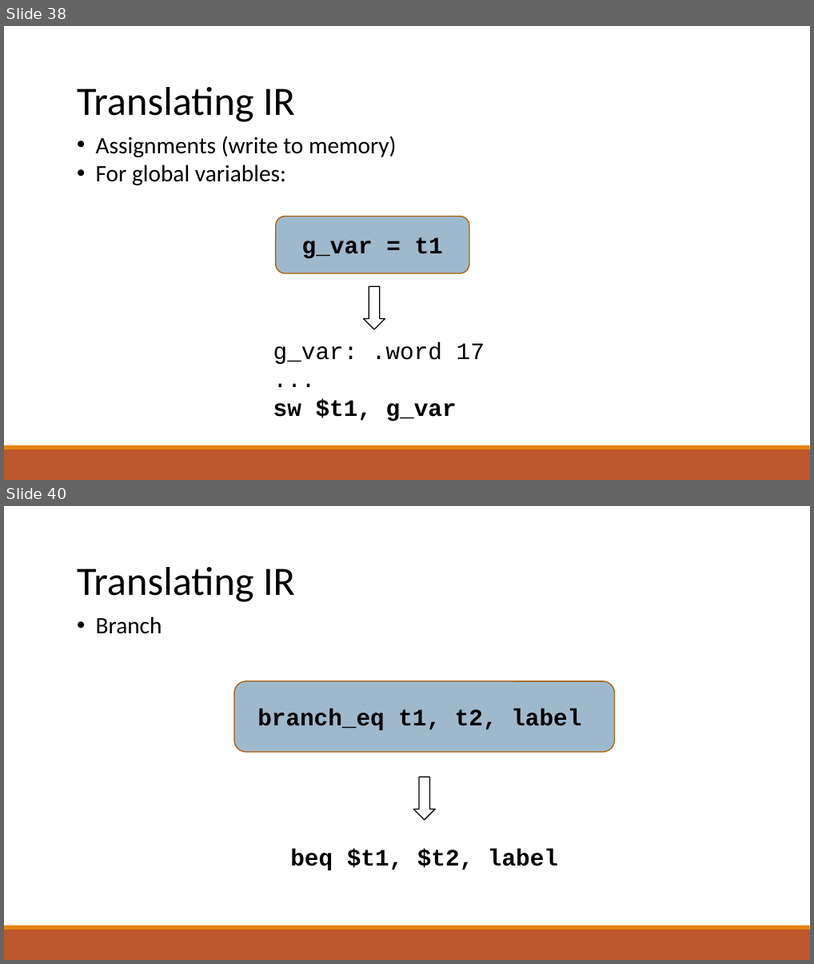
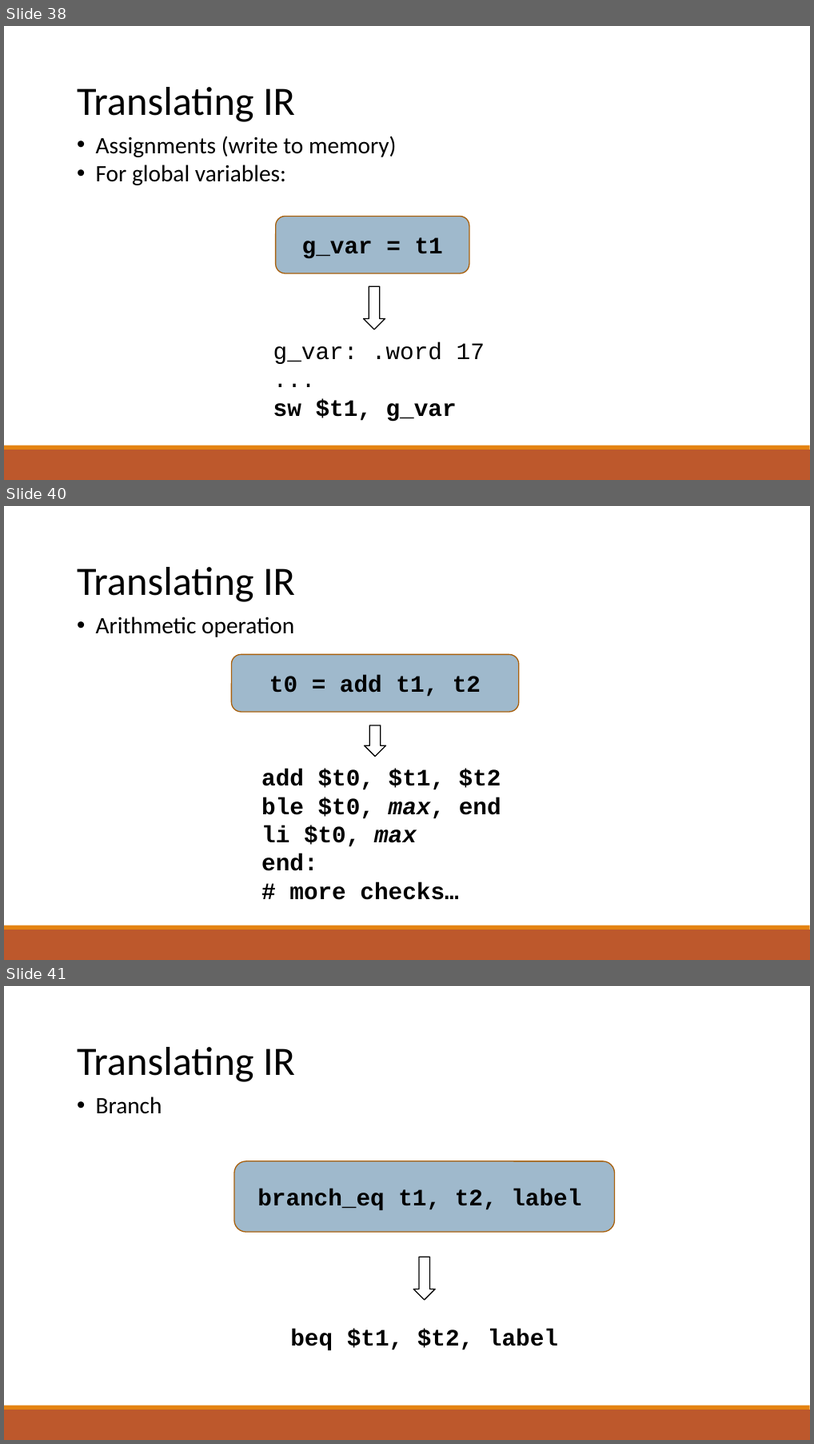
Before and after one commit to raghadzeidan/COMPILATION_TAU_FOR_STUDENTS, a slide deck: new_slides/codegen.pptx. Shown one above the other, each under a label of ours: slides 38 and 40 before the commit, slides 38, 40 and 41 after it; the slides between them are not shown. The pictures are 814x964 and 814x1444 pixels, drawn with LibreOffice and Linux fonts; fonts in the diff are those of the drawing. Boxes give left, top, right and bottom in pixels: in the first picture for what was removed or moved away, otherwise in the second. Text is boxed around its words. In the diff, an @@ line names an element or a change of style, - is before the commit and + after.

```diff
--- a/new_slides/codegen.pptx
+++ b/new_slides/codegen.pptx
@@ slide 40 added at bbox=[4, 506, 810, 960], background #FFFFFF; not listed: 2 template elements that a slide beside it also shows @@
@@ text added at bbox=[77, 567, 295, 602], 48 pt, text #000000 @@
+Translating IR
@@ text added at bbox=[96, 616, 294, 637], 28 pt, text #000000 @@
+• Arithmetic operation
@@ rounded rectangle added at bbox=[231, 654, 519, 712], fill #40749B at 50% opacity, outline #A9610D 1.25 pt, 28 pt, text #000000, bold @@
+t0 = add t1, t2
@@ down arrow added at bbox=[365, 725, 386, 756], fill #FFFFFF, outline #000000 1.25 pt @@
@@ text added at bbox=[262, 768, 502, 900], 28 pt, text #000000, bold @@
+add $t0, $t1, $t2
+ble $t0, max, end
+li $t0, max
+end:
+# more checks…
@@ what was slide 40 is now slide 41 @@
```
Also in this commit, not shown: 9 slides changed, 2 other slides added, 1 slide removed, 3 other files.
